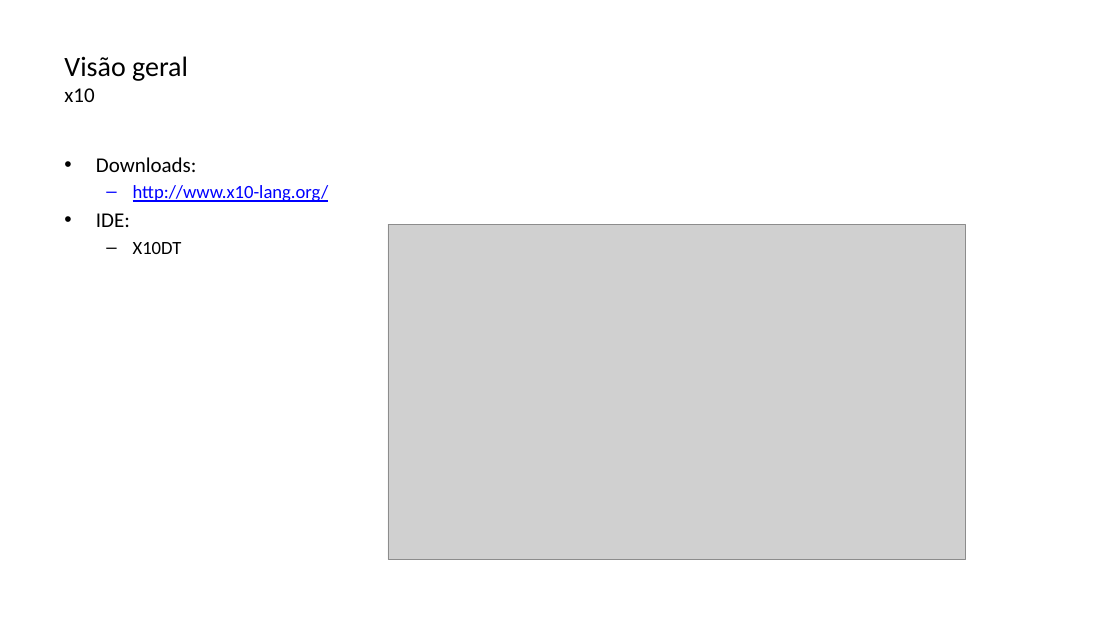
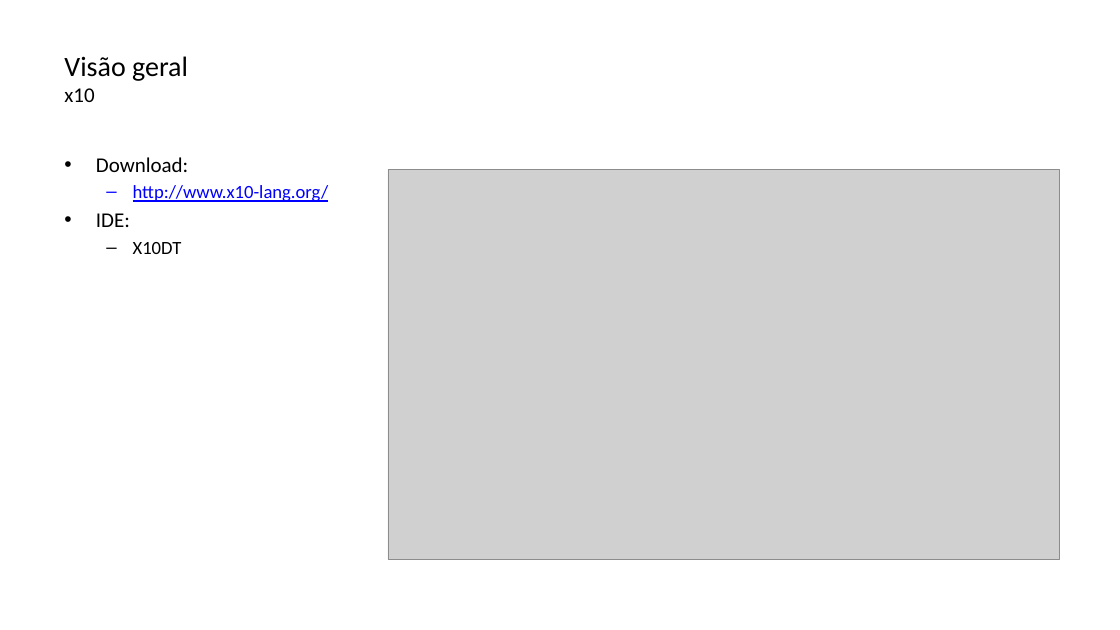
Before and after one commit to lquatrin/inf2591, a slide deck: slide 7 of x10.pptx (slide 6 before the commit). Drawn at 1120x630 pixels with LibreOffice and Linux fonts; fonts in the diff are those of the drawing; grey boxes stand for pictures. Boxes give left, top, right and bottom in pixels: in the first picture for what was removed or moved away, otherwise in the second. Text is boxed around its words. In the diff, an @@ line names an element or a change of style, - is before the commit and + after.

```diff
--- a/x10.pptx
+++ b/x10.pptx
@@ text at (x1=96, y1=157, x2=188, y2=172): text changed @@
-• Downloads:
+• Download:
@@ picture resized from (x1=388, y1=224, x2=965, y2=560) to (x1=388, y1=170, x2=1060, y2=560) @@
```
Also in this commit, not shown: 12 other slides changed, 1 slide added, 5 other files.
